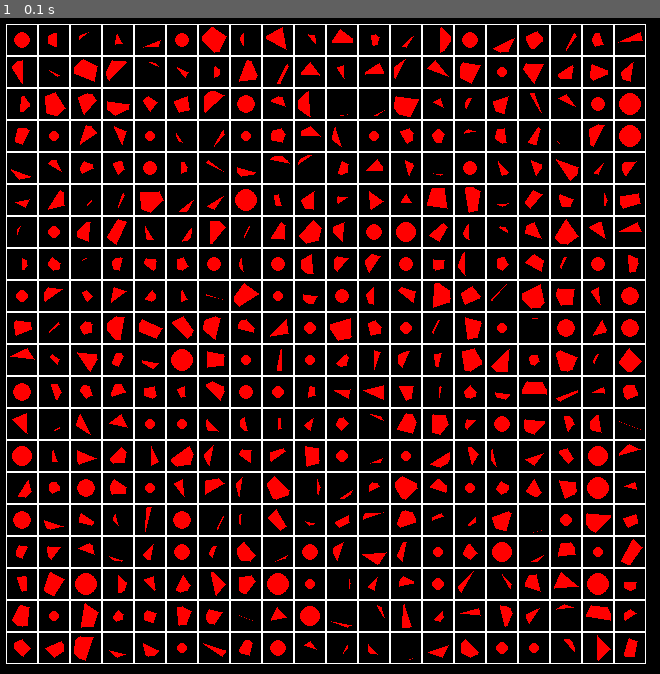
Above: before the commit, frame 1.
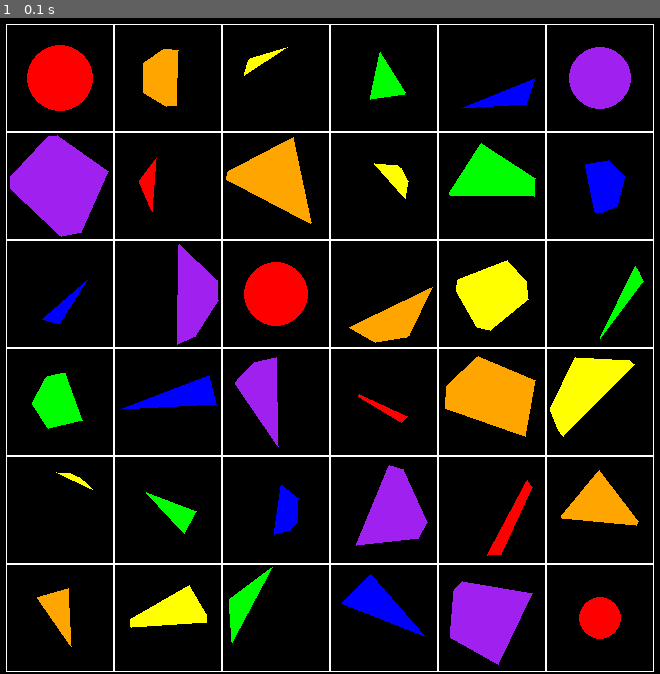
Above: after the commit, the same moment.

Repository: megadubcev/pygameProject
Game: pygame game, started from shape.py
Two runs of this game, one before a commit and one after it. Both use one fixed random seed, a clock stepped at 60 frames per second and the inputs below.
Inputs:
- Up to frame 1 (0.1 s): no input

The runs differ from the first frame. In frame 1, 38% of the frame differs, in the area x 0-100%, y 0-100%.

Commit message:
цвета

Diff:
--- a/shape.py
+++ b/shape.py
@@ -24,6 +24,16 @@
         self.cell_size = (widthS - 2 * self.left) // self.width
         self.square = [[0] * width for _ in range(height)]
         self.shape = [[[]] * width for _ in range(height)]
+        self.colors = [pygame.Color("red"), pygame.Color("orange"), pygame.Color("yellow"), pygame.Color("green"),
+                       pygame.Color("blue"), pygame.Color("purple"), pygame.Color("pink")]
+        self.color = [[0] * width for _ in range(height)]
+        if self.width > len(self.colors):
+            len2 = len(self.colors)
+        else:
+            len2 = self.width
+        for i in range(self.height):
+            for j in range(self.width):
+                self.color[i][j] = (-i + j) % len2
 
     # настройка внешнего вида
     def set_view(self, left, top, cell_size):
@@ -71,9 +81,9 @@
                                      (self.left + (j + 1) * self.cell_size - 2,
                                       self.top + i * self.cell_size + 2), 2)
                 elif self.board[i][j] == 2:
-                    pygame.draw.circle(screen, pygame.Color("red"), self.shape[i][j][0], self.shape[i][j][1], 0)
+                    pygame.draw.circle(screen, self.colors[self.color[i][j]], self.shape[i][j][0], self.shape[i][j][1], 0)
                 else:
-                    pygame.draw.polygon(screen, pygame.Color("red"), self.shape[i][j], 0)
+                    pygame.draw.polygon(screen, self.colors[self.color[i][j]], self.shape[i][j], 0)
 
     def get_click(self, mouse_pos):
         cell = self.get_cell(mouse_pos)
@@ -117,7 +127,7 @@
         return points
 
 
-board = Board(20, 20)
+board = Board(6, 6)
 
 board.render()
 board.createShapes()
